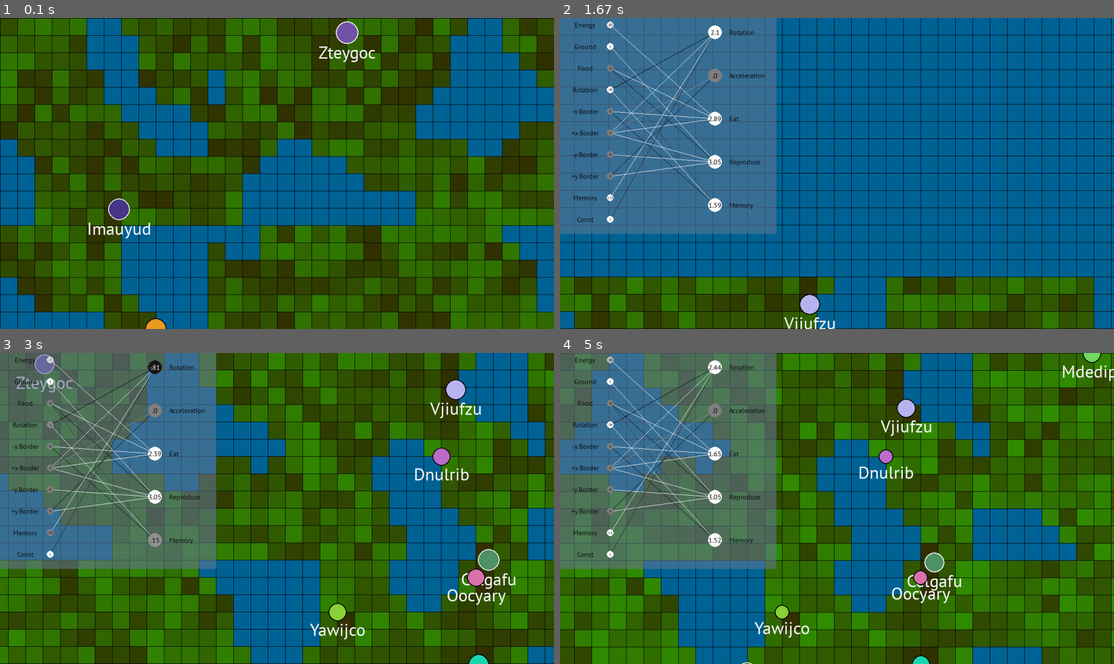
Above: before the commit, frames 1-4 (two rows, left to right).
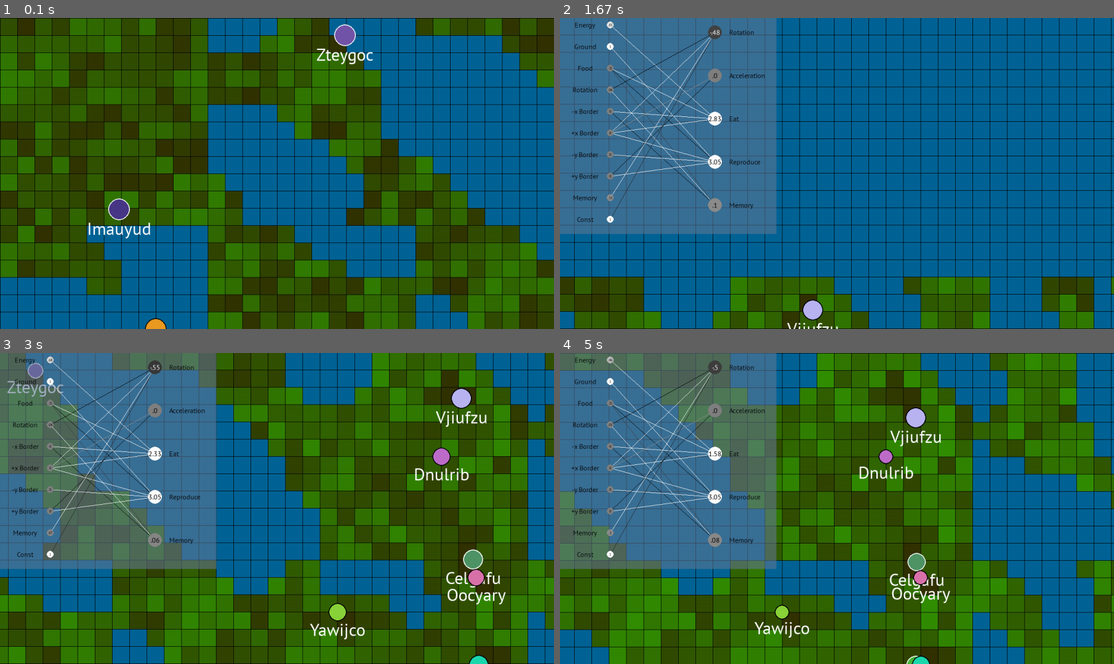
Above: after the commit, the same moments.

Repository: coding-lines/evolvers
Game: pygame game, started from Evolvers/run_v2.py
Two runs of this game, one before a commit and one after it. Both use one fixed random seed, a clock stepped at 60 frames per second and the inputs below.
Inputs (mouse positions are in pixels of both pictures, inside the frame that each line leads up to):
- Up to frame 1 (0.1 s): no input
- Up to frame 2 (1.67 s): hold Right 0.33-0.8 s; click "Celgafu" at 0.93 s; hold Up 1.22-1.52 s; move the mouse to (1014, 164) at 1.25 s; hold Right from 1.55 s (still down)
- Up to frame 3 (3 s): release Right at 2.02 s; hold Left 2.05-2.58 s; hold Down 2.62-2.92 s; hold Left from 2.95 s (still down)
- Up to frame 4 (5 s): release Left at 3.35 s; hold Up 3.38-3.75 s; hold Right 3.78-4.42 s; hold Down 4.45-4.82 s; hold Left from 4.85 s (still down)

The runs differ from the first frame. In frame 1, 53% of the frame differs, in the area x 0-100%, y 0-100%; in frame 2, 10%; in frame 3, 55%; in frame 4, 55%.

Commit message:
Fix smoothing issues at terrain borders

Diff:
--- a/Evolvers/Chunk.py
+++ b/Evolvers/Chunk.py
@@ -57,7 +57,7 @@
                     last_x = ChunkConverters.terrain_value_to_tile_type(border["-x"][y])
                 elif x == self.size - 1 and "+x" in borders.keys():
                     last_x = ChunkConverters.terrain_value_to_tile_type(border["+x"][y])
-                elif x != 0 and x != self.size -1 and y != 0:
+                elif x != 0 and x != self.size - 1 and y != 0:
                     last_x = self.terrain[x][y-1]
                 else:
                     #If no directly attached generated tile exists, randomize the tile
@@ -65,18 +65,16 @@
 
                 #Get the nearest generated tile on the y-axis
                 if y == 0 and "-y" in borders.keys():
-                    last_y = ChunkConverters.terrain_value_to_tile_type(border["-y"][y])
+                    last_y = ChunkConverters.terrain_value_to_tile_type(border["-y"][x])
                 elif y == self.size - 1 and "+y" in borders.keys():
-                    last_y = ChunkConverters.terrain_value_to_tile_type(border["+y"][y])
-                elif y != 0 and y != self.size -1 and x != 0:
+                    last_y = ChunkConverters.terrain_value_to_tile_type(border["+y"][x])
+                elif y != 0 and y != self.size - 1 and x != 0:
                     last_y = self.terrain[x-1][y]
                 else:
                     #If no directly attached generated tile exists, randomize the tile
                     last_y = ChunkConverters.boolean_to_tile_type(random.random() > water_cover)
 
-                random_tile = ChunkConverters.boolean_to_tile_type(random.random() > water_cover)
-
-                self.terrain[x] += [random.choice([last_x, last_y, random_tile])]
+                self.terrain[x] += [random.choice([last_x, last_y])]
 
         #Basic world smoothing (needs rework for chunk border cases)
         for smoothing_step in range(3):
